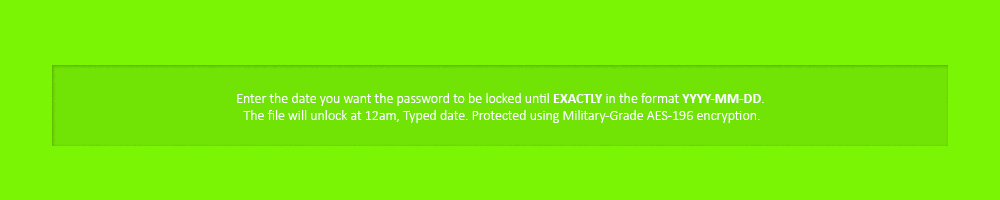
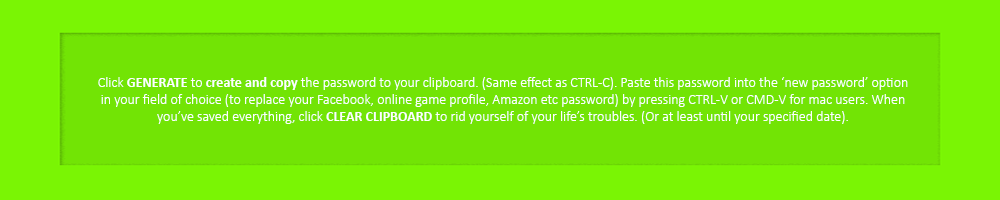
Before/after of a 1000×200 layered artwork. What changed in the layer stack:
renamed "Enter the date you want the password to be locked until EXACTLY" to "Click GENERATE to create and copy the password to your clipboar", painted on it over [98,77,908,124]
painted on "Rectangle 1" over [72,59,935,124]
added layer "Layer 4" above "Layer 2" over [52,31,948,166]
